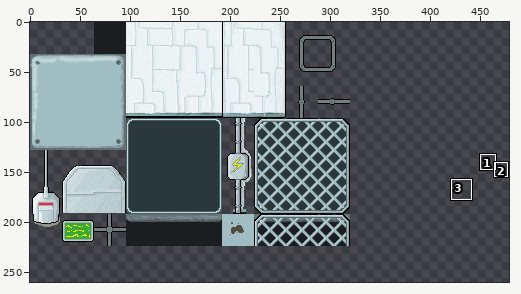
A sprite sheet gets an edit: bin/Images/Tilesets/Metal.png. Above: a wide view before the commit, with the close-up outlined.
Close-up. Before the edit:
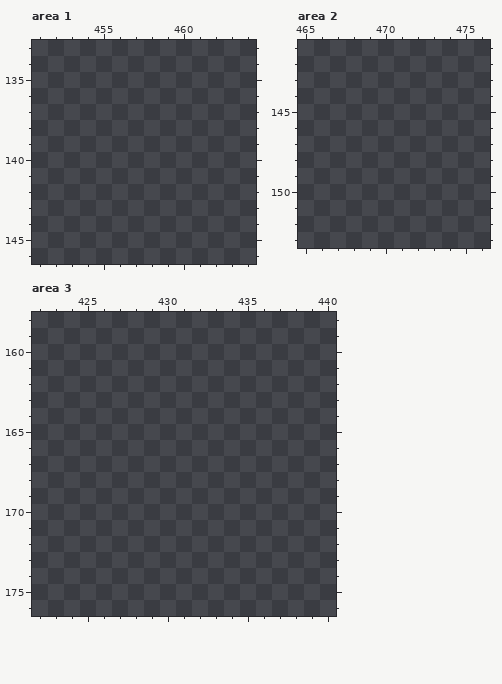
The file is 512x512 pixels. Pixels under 10% opacity are left out. Colours within 5 levels of each other are drawn and written as one. Shown: area 1: x 451..464, y 133..146; area 2: x 465..476, y 141..153; area 3: x 422..440, y 158..176. The wide view leaves out empty margins. The commit also changed other parts of the picture, which this record leaves out.
Palette (. is transparent): 
And afterwards:
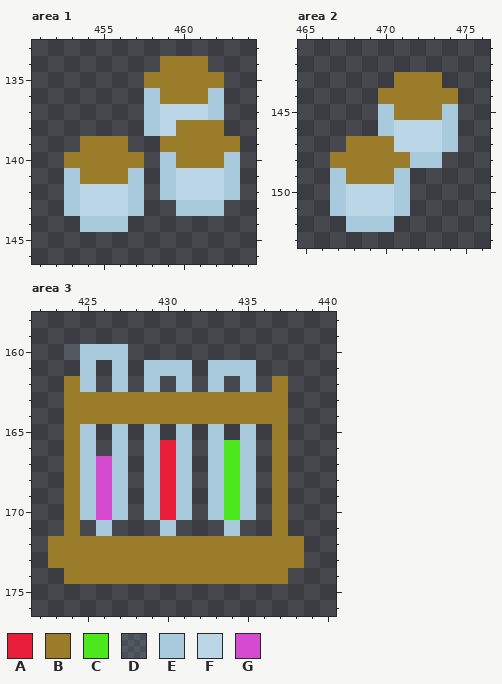
Colours new in this view: A #e71d3a  B #9a7c2a  C #4de71d  D #a9c9dc22  E #a9c9dc  F #bbd7e7  G #d54bd0
Diff:
Changed rows in their new state; - is an unchanged pixel.
Area 1:
first column x 453:
134 ------BBB--
135 -----BBBBB-
136 -----EBBBE-
137 -----EFFFE-
138 -----EFBBB-
139 -BBB--BBBBB
140 BBBBB-EBBBE
141 EBBBE-EFFFE
142 EFFFE-EFFFE
143 EFFFE--EEE-
144 -EEE-------
Area 2:
first column x 467:
143 ----BBB-
144 ---BBBBB
145 ---EBBBE
146 ---EFFFE
147 -BBBFFFE
148 BBBBBEE-
149 EBBBE---
150 EFFFE---
151 EFFFE---
152 -EEE----
Area 3:
first column x 423:
160 -DEEE-----------
161 --E-E-EEE-EEE---
162 -BE-E-E-E-E-E-B-
163 -BBBBBBBBBBBBBB-
164 -BBBBBBBBBBBBBB-
165 -BE-E-E-E-E-E-B-
166 -BE-E-EAE-ECE-B-
167 -BEGE-EAE-ECE-B-
168 -BEGE-EAE-ECE-B-
169 -BEGE-EAE-ECE-B-
170 -BEGE-EAE-ECE-B-
171 -B-E---E---E--B-
172 BBBBBBBBBBBBBBBB
173 BBBBBBBBBBBBBBBB
174 -BBBBBBBBBBBBBB-
Changed places in both close-ups, as pixel boxes (x1, y1, x2, y2):
added: (64, 56, 240, 232)
added: (330, 72, 458, 232)
added: (48, 344, 304, 584)
